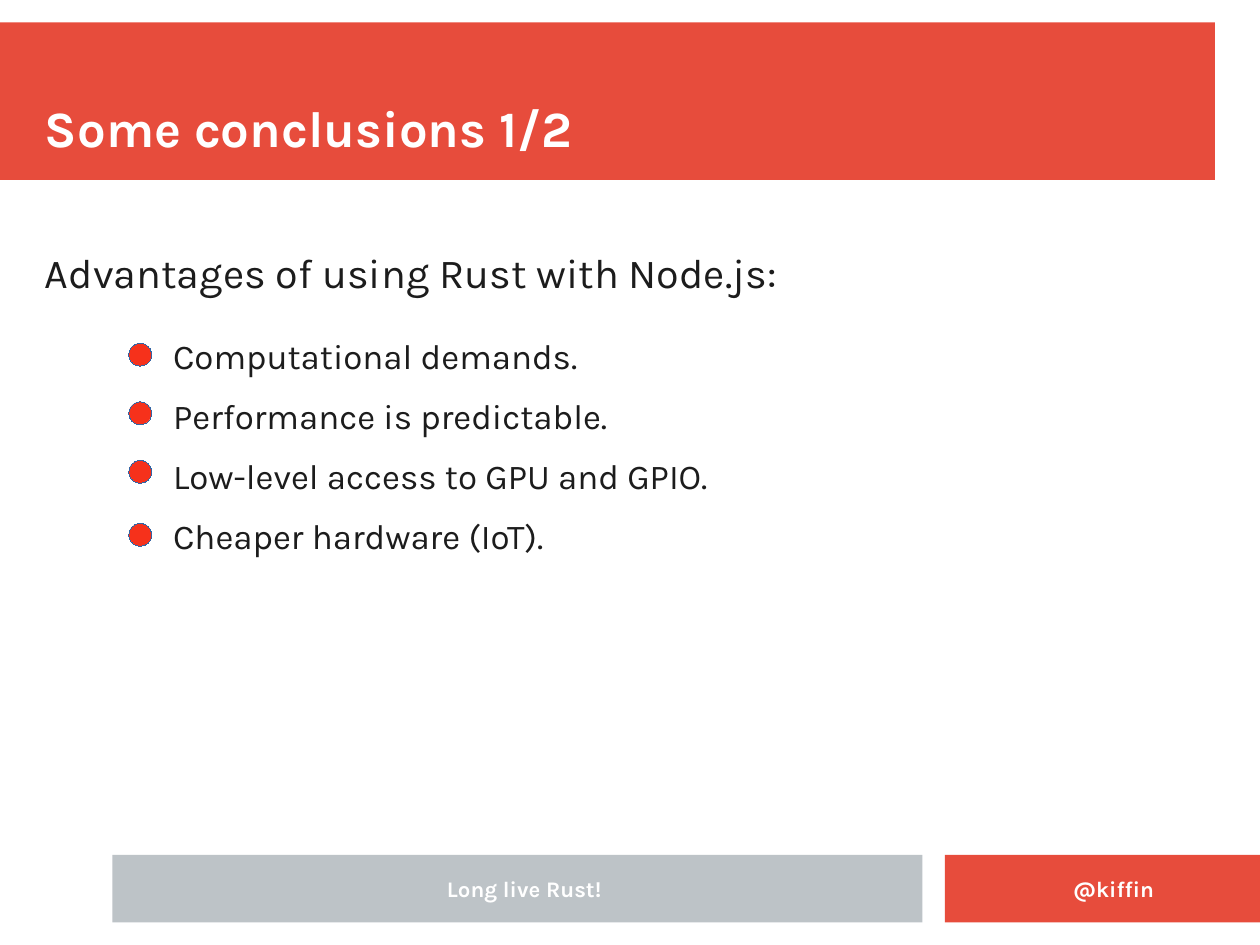
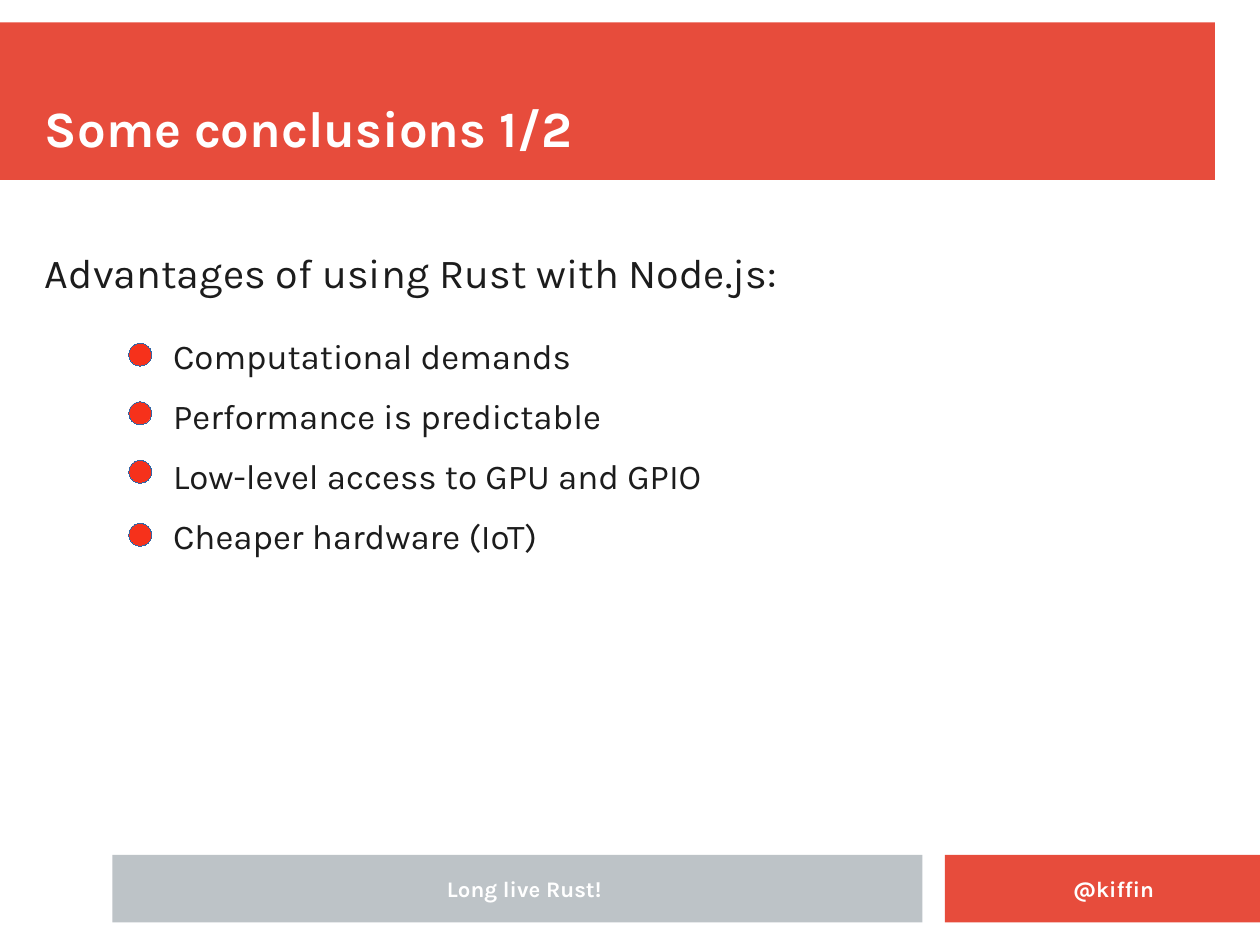
Before and after one commit to kgish/rust-node-addon-template, a slide deck: slide 26 of documents/Embedding-Rust-in-NodeJS-applications.odp. Drawn at 1260x945 pixels with LibreOffice and Linux fonts; fonts in the diff are those of the drawing; background and template pictures are left out. Boxes give left, top, right and bottom in pixels: in the first picture for what was removed or moved away, otherwise in the second. Text is boxed around its words. In the diff, an @@ line names an element or a change of style, - is before the commit and + after.

```diff
--- a/documents/Embedding-Rust-in-NodeJS-applications.odp
+++ b/documents/Embedding-Rust-in-NodeJS-applications.odp
@@ text at box(173, 345, 701, 558): text changed @@
-  Computational demands.
-  Performance is predictable.
-  Low-level access to GPU and GPIO.
-  Cheaper hardware (IoT).
+  Computational demands
+  Performance is predictable
+  Low-level access to GPU and GPIO
+  Cheaper hardware (IoT)
```
Also in this commit, not shown: 6 other slides changed, 1 other file.
